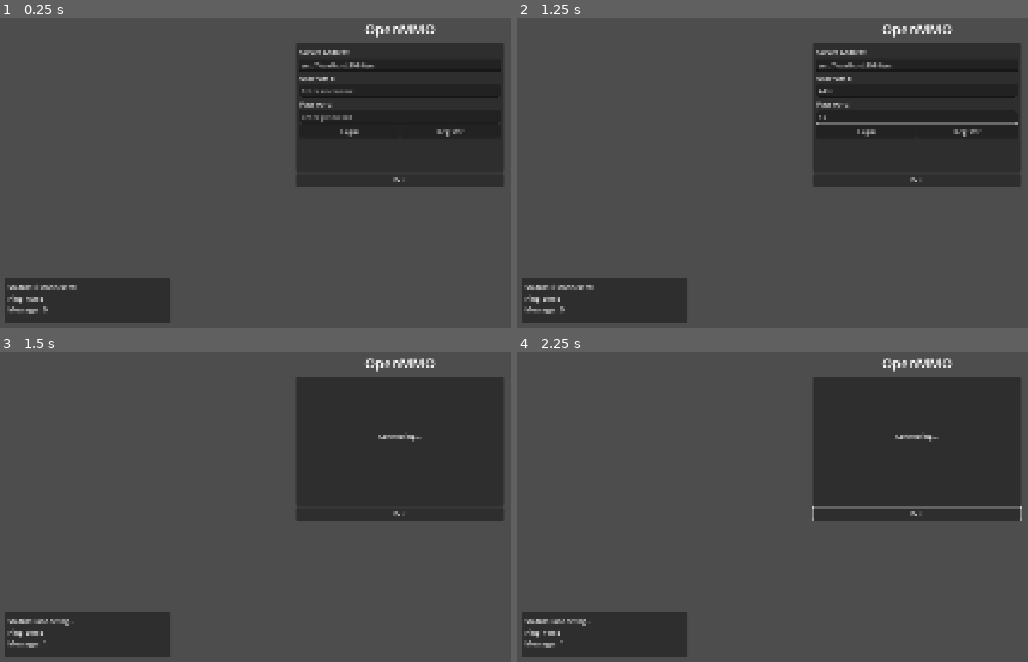
Above: before the commit, frames 1-4 (two rows, left to right).
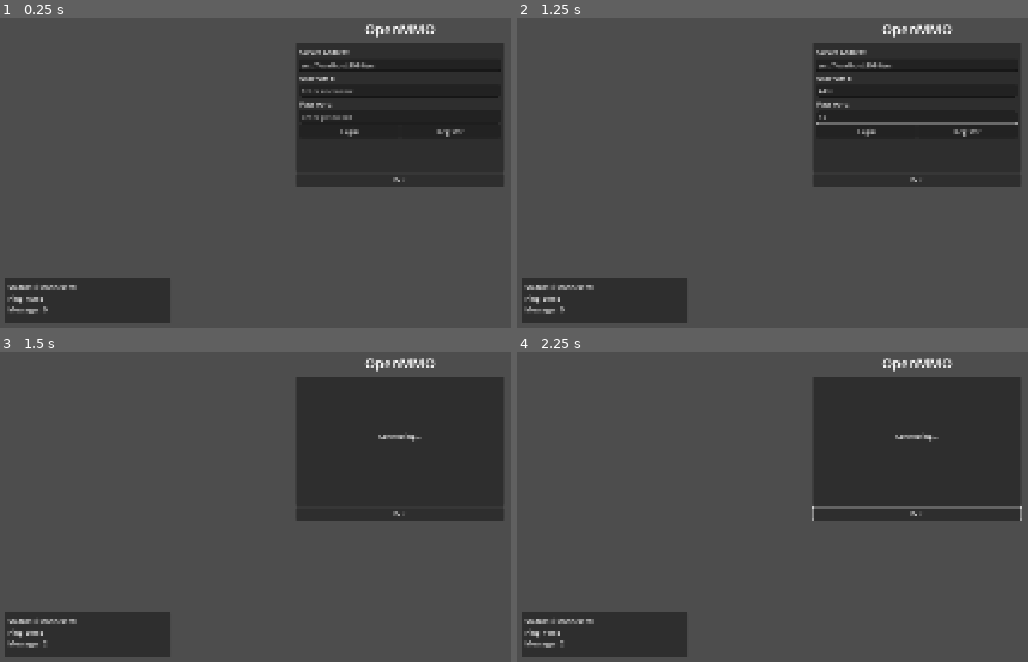
Above: after the commit, the same moments.

Repository: endrawes0/OpenMMO
Game: Godot game, scene res://scenes/Main.tscn
Two runs of this game, one before a commit and one after it. Both use one fixed random seed, a clock stepped at 60 frames per second and the inputs below.
Inputs (mouse positions are in pixels of both pictures, inside the frame that each line leads up to):
- Up to frame 1 (0.25 s): no input
- Up to frame 2 (1.25 s): click (915, 92) at 0.52 s; type "Alex" at 0.6 s; click (915, 117) at 0.75 s; type "12" at 0.83 s
- Up to frame 3 (1.5 s): click "Login" at 1.25 s
- Up to frame 4 (2.25 s): tap Enter at 2 s; move the mouse to (outside the picture) at 2.02 s; hold D from 2.03 s (still down); tap Tab at 2.1 s; click (outside the picture) at 2.17 s

Frames 1-2 are identical in both runs. In frame 3, 0.1% of the frame differs, in the area x 7-16%, y 86-96%; in frame 4, 0.1%.

Commit message:
fix: convert timestamps to integers for JSON compatibility
Server expects u64 timestamps but client was sending floats with decimals.
Fixed by converting Time.get_unix_time_from_system() * 1000 to int().

- client_networking.gd: Convert timestamp to int in send_message()
- Main.gd: Convert ping timestamp to int
- Ensures JSON serialization matches server expectations
- Fixes 'Failed to parse message' errors on server

Authentication and ping messages now parse correctly.

Diff:
--- a/client/scripts/Main.gd
+++ b/client/scripts/Main.gd
@@ -44,6 +44,7 @@
 var current_screen = null
 
 func _ready():
+	print("DEBUG: Main._ready() called")
 	# Initialize UI state
 	print("OpenMMO Client Started")
 	network_debug.set_status("Disconnected")
@@ -82,6 +83,7 @@
 	ui_state_manager = load("res://src/ui/ui_state_manager.gd").new()
 
 	# Connect signals
+	print("DEBUG: Connecting client networking signals")
 	client_networking.connect("connected", Callable(self, "_on_network_connected"))
 	client_networking.connect("disconnected", Callable(self, "_on_network_disconnected"))
 	client_networking.connect("message_received", Callable(self, "_on_network_message_received"))
@@ -93,6 +95,16 @@
 	client_networking.connect("character_selected", Callable(self, "_on_character_selected"))
 
 	ui_state_manager.connect("state_changed", Callable(self, "_on_ui_state_changed"))
+	print("DEBUG: Signal connections completed")
+
+func _process(_delta):
+	if client_networking:
+		client_networking.poll()
+		# Debug: Check connection state occasionally
+		if Engine.get_process_frames() % 60 == 0:  # Every second
+			var state = client_networking.get_connection_state()
+			if state != 0:  # Not DISCONNECTED
+				print("DEBUG: Client connection state:", state)
 
 func _on_login_button_pressed():
 	_perform_authentication(false)
@@ -272,7 +284,7 @@
 	if client_networking and client_networking.is_connection_active():
 		var ping_payload = {
 			"Ping": {
-				"timestamp": Time.get_unix_time_from_system() * 1000
+				"timestamp": int(Time.get_unix_time_from_system() * 1000)
 			}
 		}
 		client_networking.send_message(ping_payload)
@@ -284,6 +296,7 @@
 
 # Network signal handlers
 func _on_network_connected():
+	print("DEBUG: _on_network_connected() called")
 	# Stop connection timer since we connected successfully
 	if connection_timer:
 		connection_timer.stop()
@@ -301,14 +314,17 @@
 	auth_timer.start()
 
 	# Now that we're connected, send authentication request
+	print("DEBUG: Sending authentication request, is_register:", _is_register_attempt)
 	if _is_register_attempt:
 		var error = client_networking.send_register_request(_last_username, _last_password)
+		print("DEBUG: Register request sent, error:", error)
 		if error != OK:
 			_cleanup_timers()
 			_show_error("Failed to send registration request")
 			ui_state_manager.go_to_login()
 	else:
 		var error = client_networking.send_login_request(_last_username, _last_password)
+		print("DEBUG: Login request sent, error:", error)
 		if error != OK:
 			_cleanup_timers()
 			_show_error("Failed to send login request")
--- a/client/src/networking/client_networking.gd
+++ b/client/src/networking/client_networking.gd
@@ -78,6 +78,7 @@
 		WebSocketPeer.STATE_OPEN:
 			if connection_state != ConnectionState.CONNECTED:
 				connection_state = ConnectionState.CONNECTED
+				print("DEBUG: Emitting connected signal")
 				emit_signal("connected")
 				_send_handshake()
 		WebSocketPeer.STATE_CLOSED:
@@ -105,7 +106,7 @@
 
 	var message = {
 		"sequence_id": sequence_id,
-		"timestamp": Time.get_unix_time_from_system() * 1000,
+		"timestamp": int(Time.get_unix_time_from_system() * 1000),
 		"payload": payload
 	}
 	sequence_id += 1
@@ -206,6 +207,7 @@
 
 # Authentication methods
 func send_login_request(username: String, password: String) -> Error:
+	print("DEBUG: send_login_request called for user:", username)
 	var auth_request = {
 		"AuthRequest": {
 			"username": username,
@@ -213,7 +215,9 @@
 			"character_name": null
 		}
 	}
-	return send_message(auth_request)
+	var result = send_message(auth_request)
+	print("DEBUG: send_login_request result:", result)
+	return result
 
 func send_register_request(username: String, password: String) -> Error:
 	# For MVP, registration is handled the same as login (server creates account if it doesn't exist)
